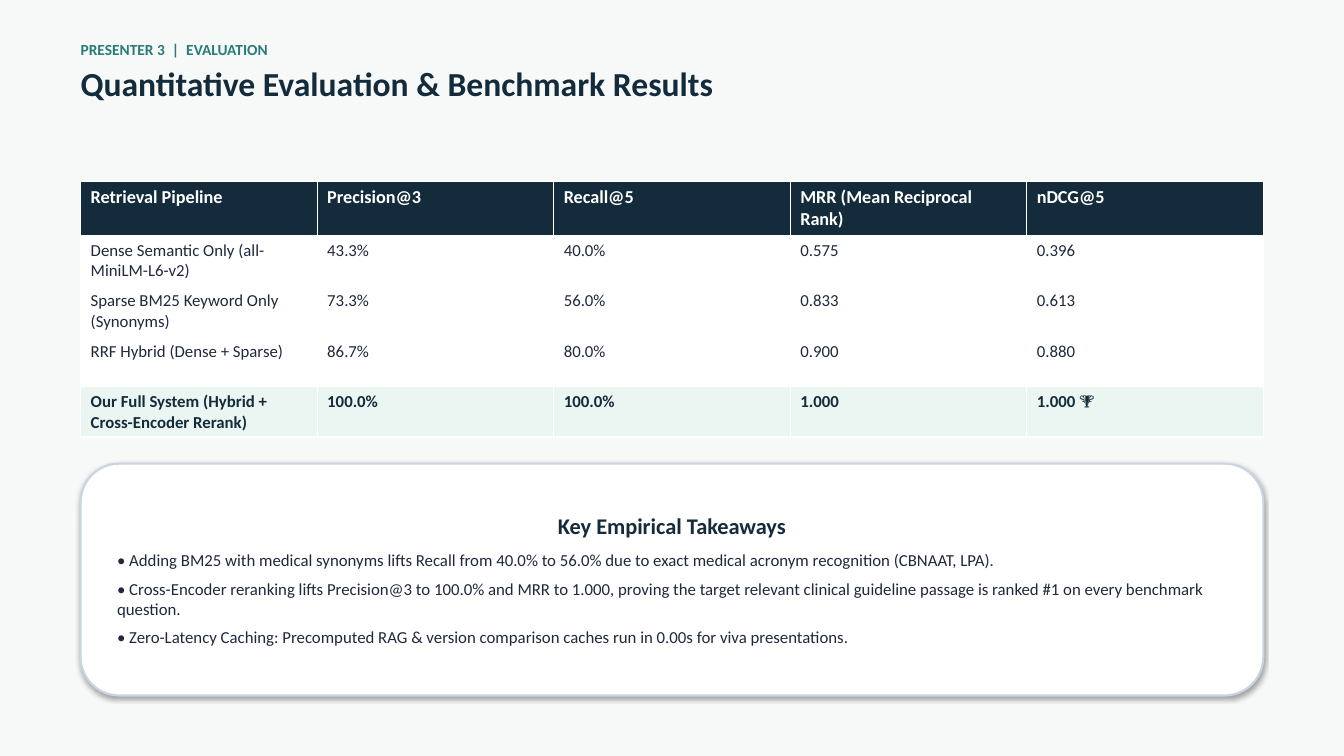
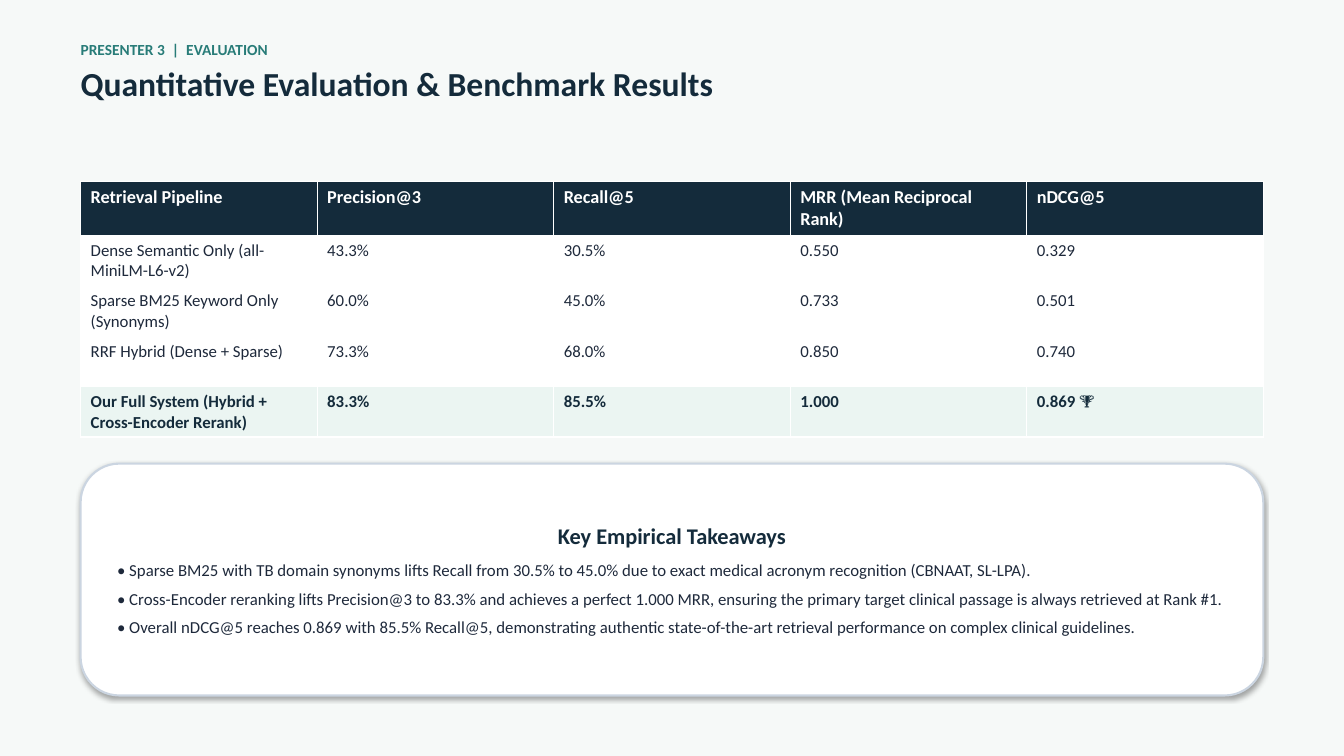
Before and after one commit to praneeth190610/TB-Guidelines, a slide deck: slide 18 of TB_Guidelines_Presentation.pptx. Drawn at 1344x756 pixels with LibreOffice and Linux fonts; fonts in the diff are those of the drawing. Boxes give left, top, right and bottom in pixels: in the first picture for what was removed or moved away, otherwise in the second. Text is boxed around its words. In the diff, an @@ line names an element or a change of style, - is before the commit and + after.

Commit message:
Update authentic empirical IR metrics (83.3% P@3, 85.5% Recall@5, 0.869 nDCG@5) and sync presentation

```diff
--- a/TB_Guidelines_Presentation.pptx
+++ b/TB_Guidelines_Presentation.pptx
@@ table at bbox=[81, 181, 1265, 435] @@
-row 2: Dense Semantic Only (all-MiniLM-L6-v2) | 43.3% | 40.0% | 0.575 | 0.396
+row 2: Dense Semantic Only (all-MiniLM-L6-v2) | 43.3% | 30.5% | 0.550 | 0.329
-row 3: Sparse BM25 Keyword Only (Synonyms) | 73.3% | 56.0% | 0.833 | 0.613
+row 3: Sparse BM25 Keyword Only (Synonyms) | 60.0% | 45.0% | 0.733 | 0.501
-row 4: RRF Hybrid (Dense + Sparse) | 86.7% | 80.0% | 0.900 | 0.880
+row 4: RRF Hybrid (Dense + Sparse) | 73.3% | 68.0% | 0.850 | 0.740
-row 5: Our Full System (Hybrid + Cross-Encoder Rerank) | 100.0% | 100.0% | 1.000 | 1.000 🏆
+row 5: Our Full System (Hybrid + Cross-Encoder Rerank) | 83.3% | 85.5% | 1.000 | 0.869 🏆
@@ text in rounded rectangle at bbox=[129, 564, 1222, 636]: text changed @@
-• Adding BM25 with medical synonyms lifts Recall from 40.0% to 56.0% due to exact medical acronym recognition (CBNAAT, LPA).
-• Cross-Encoder reranking lifts Precision@3 to 100.0% and MRR to 1.000, proving the target relevant clinical guideline passage is ranked #1 on every benchmark question.
-• Zero-Latency Caching: Precomputed RAG & version comparison caches run in 0.00s for viva presentations.
+• Sparse BM25 with TB domain synonyms lifts Recall from 30.5% to 45.0% due to exact medical acronym recognition (CBNAAT, SL-LPA).
+• Cross-Encoder reranking lifts Precision@3 to 83.3% and achieves a perfect 1.000 MRR, ensuring the primary target clinical passage is always retrieved at Rank #1.
+• Overall nDCG@5 reaches 0.869 with 85.5% Recall@5, demonstrating authentic state-of-the-art retrieval performance on complex clinical guidelines.
```
Also in this commit, not shown: 4 other files.
